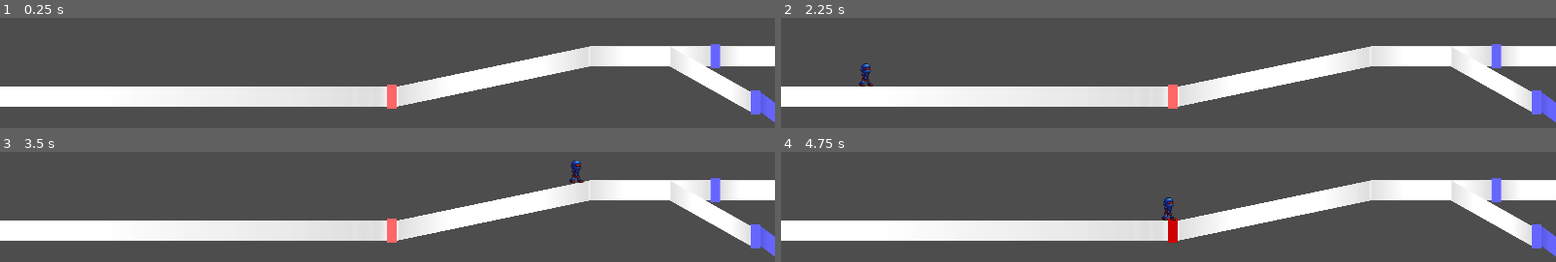
Above: before the commit, frames 1-4 (two rows, left to right).
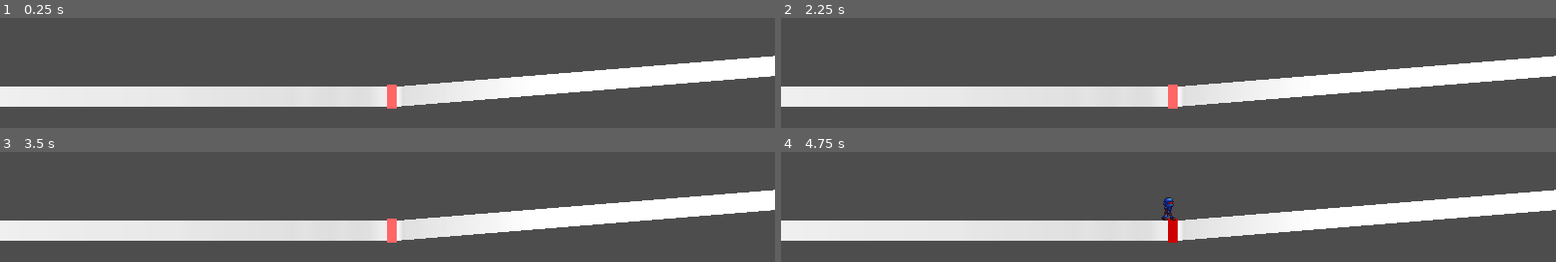
Above: after the commit, the same moments.

Repository: junu192857/Vexatonic-dash-2
Game: Godot game, scene res://Scenes/RhythmScene.tscn
The game is run twice, just before and just after one commit, with the same random seed, the same clock (stepped at 60 frames per second) and the same inputs. Sound files missing from this copy of the repository are replaced by a short silence.
Inputs:
- Up to frame 1 (0.25 s): no input
- Up to frame 2 (2.25 s): tap Enter at 0.5, 2 s; hold A (a) 0.53-1.28 s; tap D (d) at 0.8, 1.35 s; tap Space at 1.25 s; tap K (k) at 1.55 s; hold K (k) from 2.03 s (still down)
- Up to frame 3 (3.5 s): tap L (l) at 2.3, 2.85 s; release K (k) at 2.78 s; tap S (s) at 3.05 s
- Up to frame 4 (4.75 s): hold S (s) 3.53-4.28 s; tap A (a) at 3.8, 4.35 s; tap Space at 4.25 s; tap D (d) at 4.55 s

The runs differ from the first frame. In frame 1, 14% of the frame differs, in the area x 51-100%, y 23-95%; in frame 2, 14%, in the area x 10-100%, y 23-95%; in frame 3, 14%; in frame 4, 14%.

Commit message:
노트의 두께로 인해 Connector가 씹히는 경우 의도대로 렌더링되도록 수정

Diff:
--- a/vexatonic-dash-2/Charts/test.csv
+++ b/vexatonic-dash-2/Charts/test.csv
@@ -4,6 +4,7 @@
 800 1 0 0 0
 1000 2 1 1400 0
 900 1 1 1200 1
+1700 2 0 0 1
 
 
 
--- a/vexatonic-dash-2/Scripts/Connector.gd
+++ b/vexatonic-dash-2/Scripts/Connector.gd
@@ -17,6 +17,12 @@
 	if p_lane != null:
 		start_height = p_lane.get_height(start_time - Setting.time_per_note_width) if first else \
 					   p_lane.get_height(start_time)
+		if (first):
+			p_lane.insert_keyframe(start_time - Setting.time_per_note_width, start_height)
+			p_lane.insert_keyframe(start_time, start_height)
+			var deleted = p_lane.delete_middle_keyframe(start_time - Setting.time_per_note_width, start_time)
+			if (deleted != null):
+				p_lane.insert_keyframe(start_time + 2 * Setting.EPSILON, deleted.y)
 		print("STARt height: %f" % start_height)
 		for kf in p_lane.keyframes:
 			if kf.x > start_time:
@@ -26,11 +32,6 @@
 					calculated_delta_y = kf.y - start_height
 					end_time = kf.x
 				break
-
-	if (first):
-		p_lane.insert_keyframe(start_time - Setting.time_per_note_width, start_height)
-		p_lane.insert_keyframe(start_time, start_height)
-		p_lane.delete_middle_keyframe(start_time - Setting.time_per_note_width, start_time)
 
 	print("Calculated_delta_y = %f" % calculated_delta_y)
 	data = ConnectorData.new(p_color, Setting.get_posx_from_time(end_time - start_time), calculated_delta_y)
--- a/vexatonic-dash-2/Scripts/RhythmManager.gd
+++ b/vexatonic-dash-2/Scripts/RhythmManager.gd
@@ -135,7 +135,7 @@
 		return null
 	var connector = CONNECTOR_SCENE.instantiate() as Node2D
 	var connector_end_time = connector.set_connector_data(p_color, start_time, end_time, Lane.find_lane(lanes, lane), first)
-	if (end_time - connector_end_time > 0.01):
+	if (end_time - connector_end_time > Setting.EPSILON):
 		var following_connector = place_connector(p_color, connector_end_time, end_time, lane, false)
 		connector.add_child(following_connector)
 		following_connector.position = Vector2(connector.data.length, -connector.data.delta_y)
--- a/vexatonic-dash-2/Scripts/Scripts_without_Node/Lane.gd
+++ b/vexatonic-dash-2/Scripts/Scripts_without_Node/Lane.gd
@@ -12,11 +12,11 @@
 	note_index = 0
 
 func add_keyframe(time: float, height: float):
-	delete_middle_keyframe(time - 0.001, time + 0.001)
+	delete_middle_keyframe(time - Setting.EPSILON, time + Setting.EPSILON)
 	keyframes.append(Vector2(time,height))
 
 func insert_keyframe(time: float, height: float):
-	delete_middle_keyframe(time - 0.001, time + 0.001)
+	delete_middle_keyframe(time - Setting.EPSILON, time + Setting.EPSILON)
 	var new_kf = Vector2(time, height)
 	for i in range(keyframes.size()):
 		if keyframes[i].x > time:
@@ -25,7 +25,14 @@
 	keyframes.append(new_kf)
 
 func delete_middle_keyframe(time1: float, time2: float):
+	var deleted = keyframes.filter(func(kf: Vector2): return kf.x > time1 and kf.x < time2)
 	keyframes = keyframes.filter(func(kf: Vector2): return kf.x <= time1 or kf.x >= time2)
+
+	if deleted.is_empty():
+		return null
+
+	deleted.sort_custom(func(a: Vector2, b: Vector2): return a.x < b.x)
+	return deleted[-1]
 
 func print_data():
 	print("INDEX: %d" % lane_index)
--- a/vexatonic-dash-2/Scripts/Scripts_without_Node/Setting.gd
+++ b/vexatonic-dash-2/Scripts/Scripts_without_Node/Setting.gd
@@ -1,6 +1,6 @@
 class_name Setting
 
-static var speed = 2
+static var speed = 5
 
 static var PX_PER_MS = 0.5
 #단노트의 좌우 길이
@@ -15,3 +15,5 @@
 	return time * PX_PER_MS * speed
 
 static var time_per_note_width = NOTE_WIDTH / (PX_PER_MS * speed)
+
+static var EPSILON = 0.001
